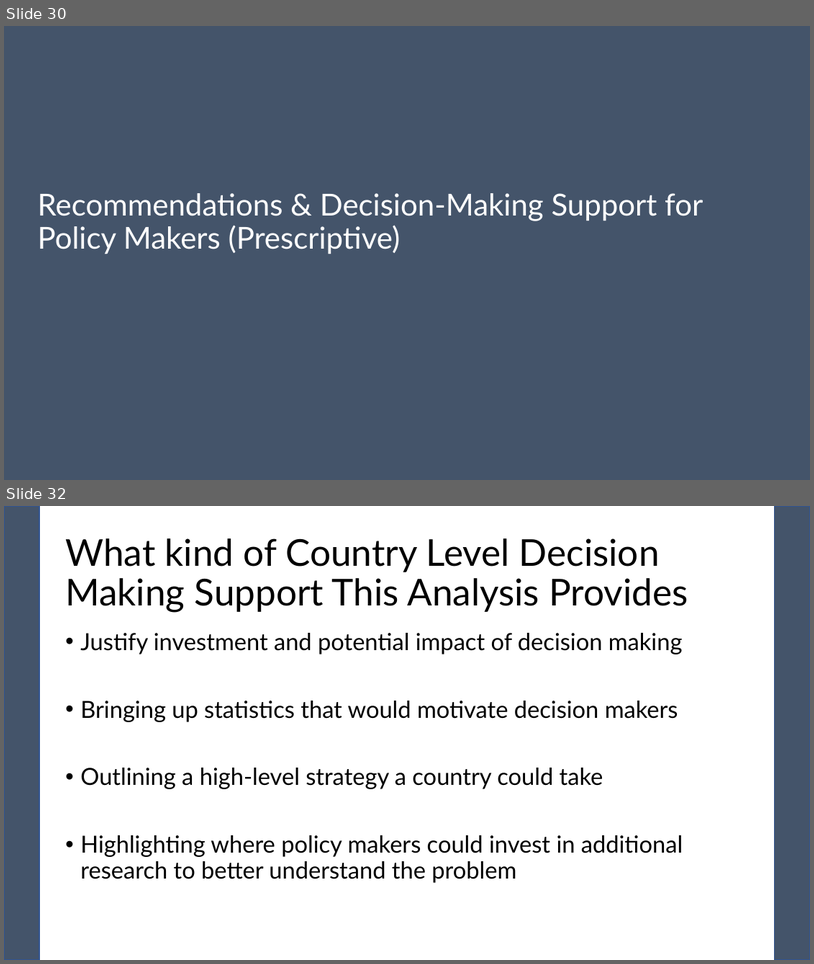
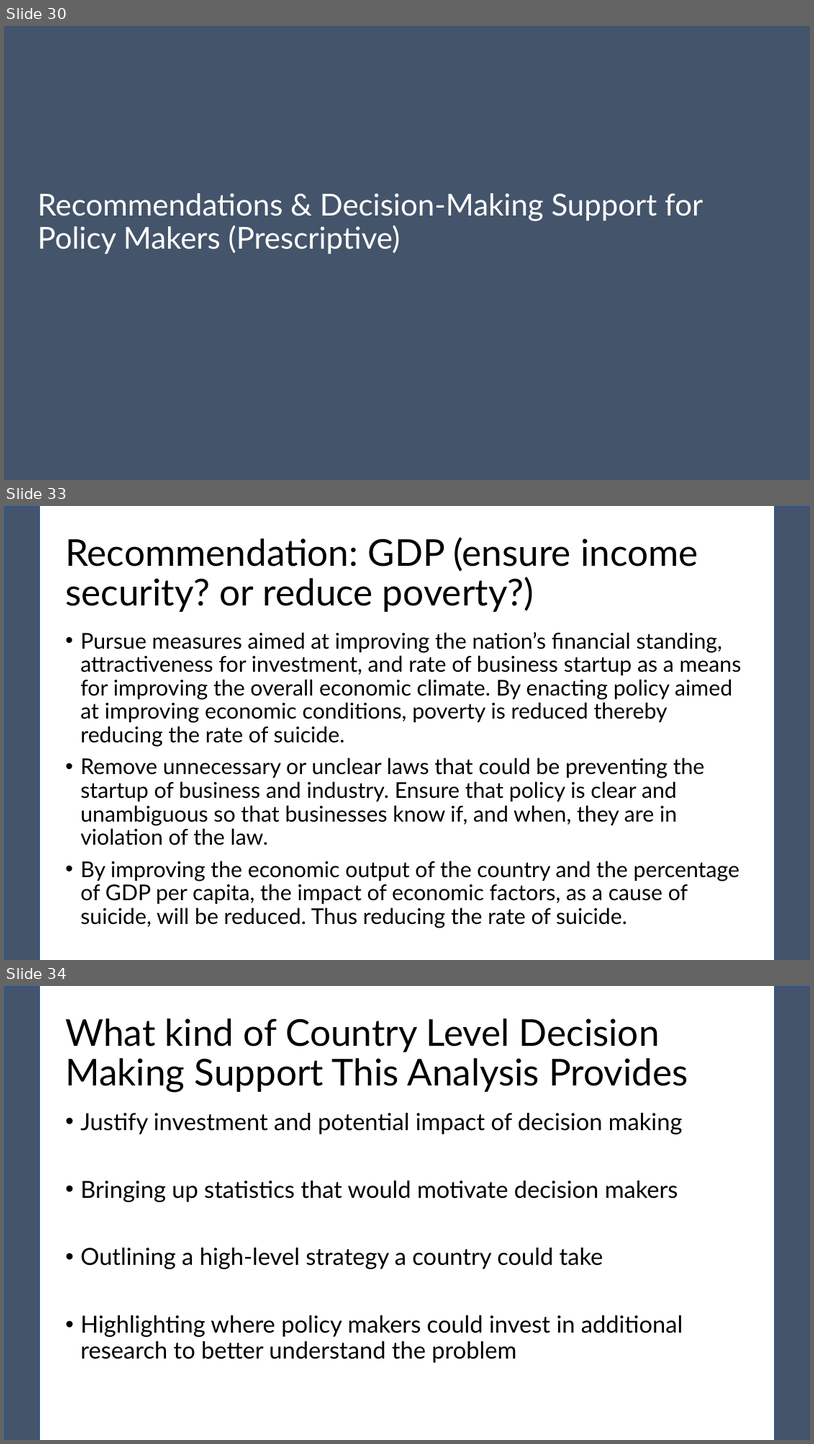
Before and after one commit to pewilliams/regression-mei-team-proj, a slide deck: presentation/Team-25_Sam.pptx. Shown one above the other, each under a label of ours: slides 30 and 32 before the commit, slides 30, 33 and 34 after it; the slides between them are not shown. The pictures are 814x964 and 814x1444 pixels, drawn with LibreOffice and Linux fonts; fonts in the diff are those of the drawing. Boxes give left, top, right and bottom in pixels: in the first picture for what was removed or moved away, otherwise in the second. Text is boxed around its words. In the diff, an @@ line names an element or a change of style, - is before the commit and + after.

Commit message:
updated Recommendation slides in the presentation deck

```diff
--- a/presentation/Team-25_Sam.pptx
+++ b/presentation/Team-25_Sam.pptx
@@ slide 33 added at bbox=[4, 506, 810, 960], background #FFFFFF; not listed: 2 template elements that a slide beside it also shows @@
@@ title added at bbox=[65, 537, 698, 612], 44 pt, text #000000 @@
+Recommendation: GDP (ensure income security? or reduce poverty?)
@@ text added at bbox=[80, 632, 742, 928], 25.9 pt, text #000000 @@
+• Pursue measures aimed at improving the nation’s financial standing, attractiveness for investment, and rate of business startup as a means for improving the overall economic climate. By enacting policy aimed at improving economic conditions, poverty is reduced thereby reducing the rate of suicide.
+• Remove unnecessary or unclear laws that could be preventing the startup of business and industry. Ensure that policy is clear and unambiguous so that businesses know if, and when, they are in violation of the law.
+• By improving the economic output of the country and the percentage of GDP per capita, the impact of economic factors, as a cause of suicide, will be reduced. Thus reducing the rate of suicide.
@@ what was slide 32 is now slide 34 @@
```
Also in this commit, not shown: 1 slide changed, 1 other slide added.
